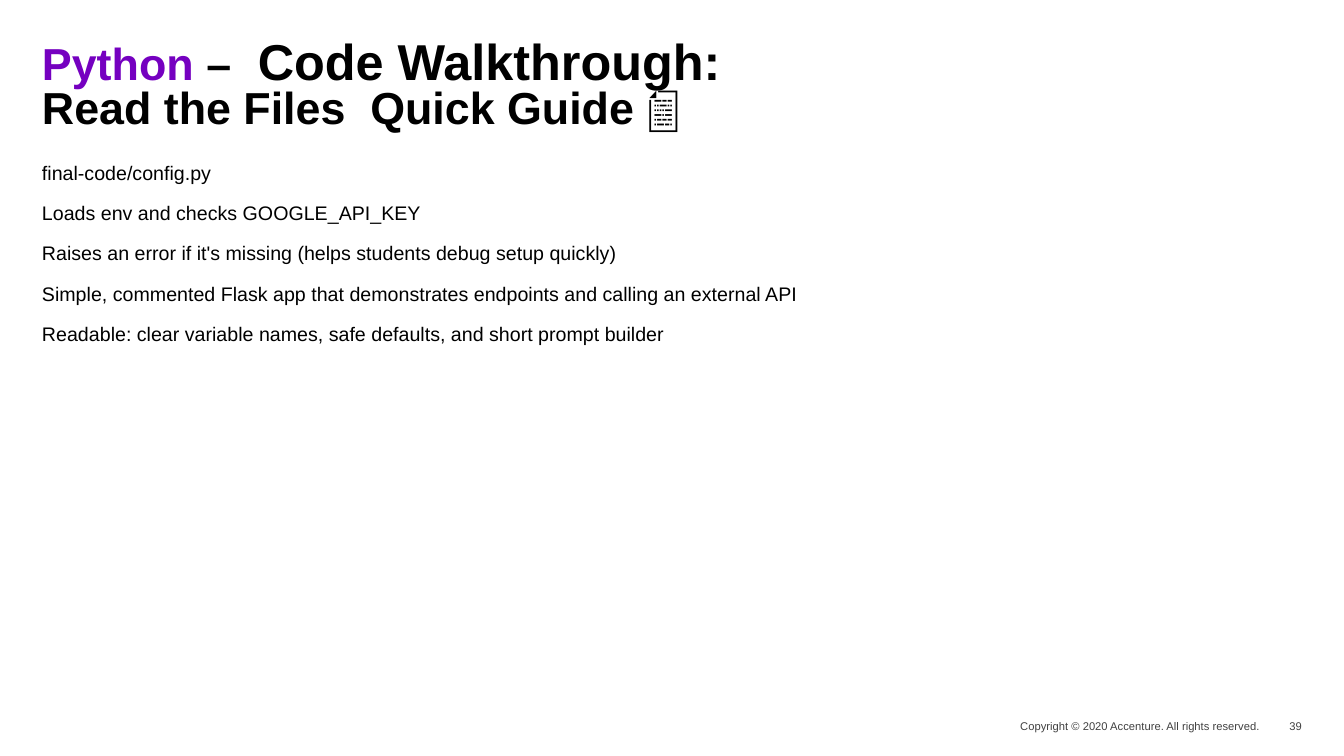
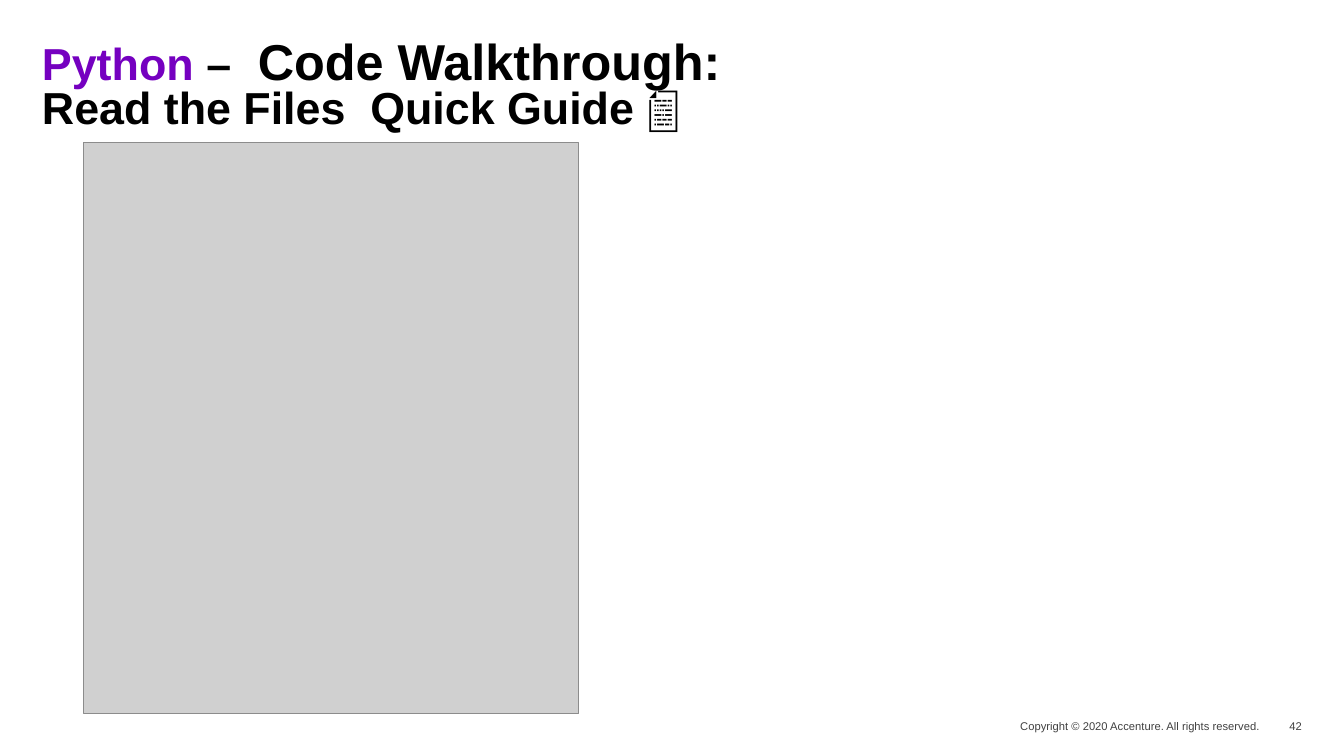
Before and after one commit to hafizatif07/genai-fullstack-poc, a slide deck: slide 42 of original-source-file/HTMLCSS--updated.pptx (slide 39 before the commit). Drawn at 1344x756 pixels with LibreOffice and Linux fonts; fonts in the diff are those of the drawing; grey boxes stand for pictures; background and template pictures are left out. Boxes give left, top, right and bottom in pixels: in the first picture for what was removed or moved away, otherwise in the second. Text is boxed around its words. In the diff, an @@ line names an element or a change of style, - is before the commit and + after.

```diff
--- a/original-source-file/HTMLCSS--updated.pptx
+++ b/original-source-file/HTMLCSS--updated.pptx
@@ picture added at <box>84,143,579,715</box> @@
@@ text removed at <box>42,165,797,345</box> @@
-final-code/config.py
-Loads env and checks GOOGLE_API_KEY
-Raises an error if it's missing (helps students debug setup quickly)
-Simple, commented Flask app that demonstrates endpoints and calling an external API
-Readable: clear variable names, safe defaults, and short prompt builder
@@ page number at <box>1289,722,1301,730</box>: text changed @@
-39
+42
```
Also in this commit, not shown: 3 other slides changed, 5 slides added, 2 slides removed.
